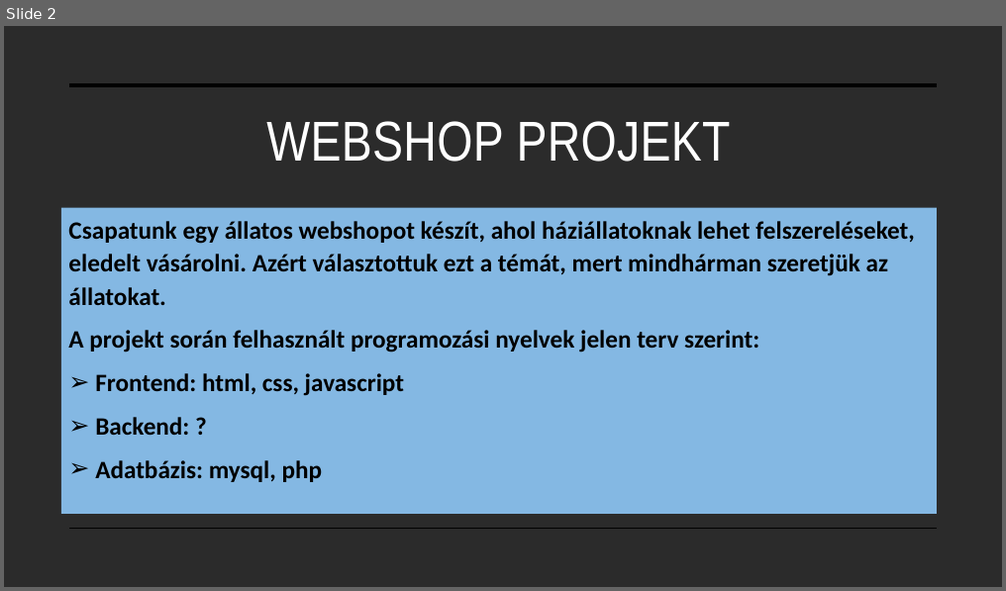
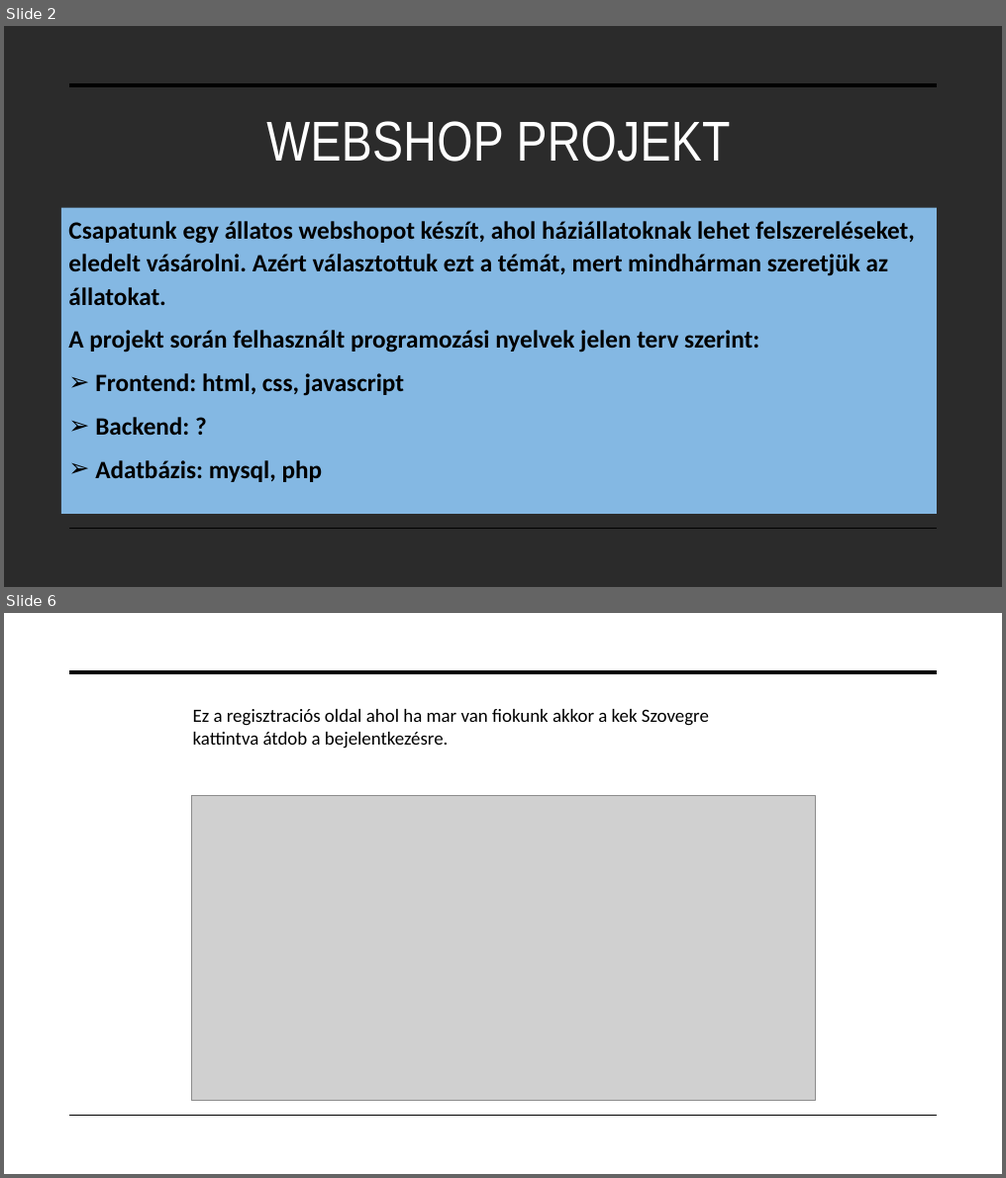
Before and after one commit to peterffydominika/13A_Projekt_webshop, a slide deck: Projektmunka.pptx. Shown one above the other, each under a label of ours: slide 2 before the commit, slides 2 and 6 after it; the slides between them are not shown. The pictures are 1006x591 and 1006x1178 pixels, drawn with LibreOffice and Linux fonts; fonts in the diff are those of the drawing; grey boxes stand for pictures; background and template pictures are left out; a plain dark background stands for a picture behind light text. Boxes give left, top, right and bottom in pixels: in the first picture for what was removed or moved away, otherwise in the second. Text is boxed around its words. In the diff, an @@ line names an element or a change of style, - is before the commit and + after.

```diff
--- a/Projektmunka.pptx
+++ b/Projektmunka.pptx
@@ slide 6 added at (4,613,1002,1174), background picture (left out); not listed: 2 template elements that a slide beside it also shows @@
@@ text added at (193,709,709,749), 18 pt, text #000000 @@
+Ez a regisztraciós oldal ahol ha mar van fiokunk akkor a kek Szovegre kattintva átdob a bejelentkezésre.
@@ picture added at (191,795,815,1100) @@
```
Also in this commit, not shown: 4 other slides added, 1 slide removed.
